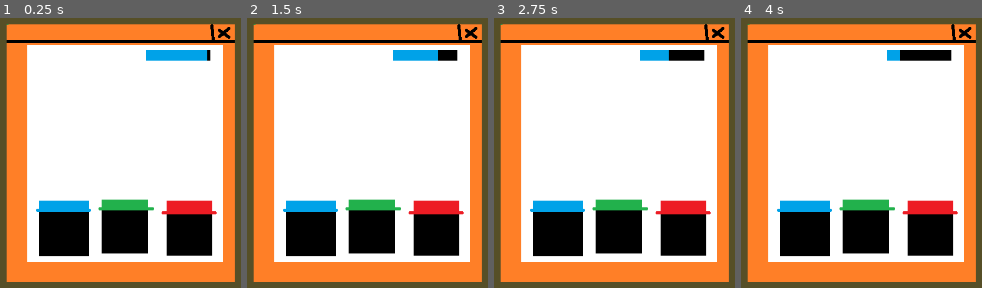
Above: before the commit, frames 1-4 (left to right).
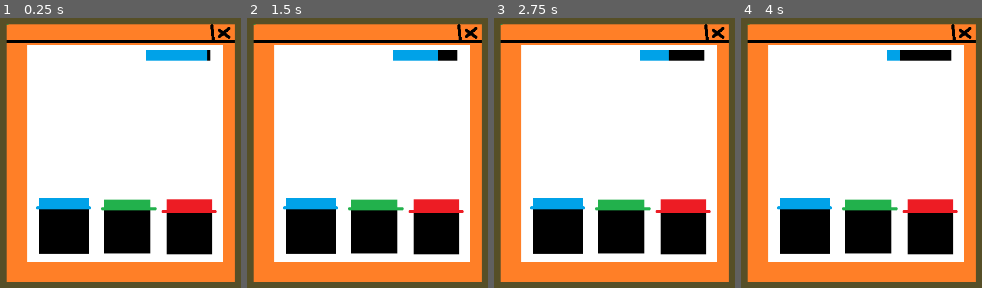
Above: after the commit, the same moments.

Repository: xepewout/BAE
Game: Godot game, scene res://scenes/file_sort.tscn
Same seed, same stepped clock (60 frames per second), same inputs: the game is played once before the commit and once after it. This scene is started directly instead of the project's main scene.
Inputs (mouse positions are in pixels of both pictures, inside the frame that each line leads up to):
- Up to frame 1 (0.25 s): no input
- Up to frame 2 (1.5 s): tap Enter (enter) at 0.5, 0.6 s; move the mouse to (449, 182) at 0.52 s; hold D (Move_Right) 0.53-1.28 s; click (449, 182) at 0.67 s; tap Space (space) at 1.25 s; move the mouse to (outside the picture) at 1.27 s; hold S (Move_Down) from 1.28 s (still down); click (outside the picture) at 1.35 s
- Up to frame 3 (2.75 s): tap Enter (enter) at 2 s; move the mouse to (600, 107) at 2.02 s; release S (Move_Down) at 2.03 s; hold D (Move_Right) from 2.03 s (still down); hold 1 (one) from 2.03 s (still down)
- Up to frame 4 (4 s): tap Space (space) at 2.75, 2.85 s; move the mouse to (outside the picture) at 2.77 s; release D (Move_Right) at 2.78 s; release 1 (one) at 2.78 s; hold W (Move_Up) 2.78-3.53 s; click (outside the picture) at 2.92 s; tap Enter (enter) at 3.5 s; move the mouse to (outside the picture) at 3.52 s; hold A (Move_Left) from 3.53 s (still down); tap Tab (tab) at 3.6 s

The runs differ from the first frame. In frame 1, 1.7% of the frame differs, in the area x 14-91%, y 66-89%; in frame 2, 1.7%; in frame 3, 1.7%; in frame 4, 1.7%.
Error before the commit: Invalid access to property or key 'filesSorted' on a base object of type 'Window'. (res://scenes/file_sort.gd:17)
Error after the commit: Invalid access to property or key 'drunk' on a base object of type 'Window'. (res://buckets.gd:35)

Commit message:
version .9.3
-fixed buckets bug

Diff:
--- a/bae/buckets.gd
+++ b/bae/buckets.gd
@@ -16,9 +16,7 @@
 # Called when the node enters the scene tree for the first time.
 func _ready() -> void:
 
-	for i in buckets.size():
-		buckets[i].position = Vector2 (700,394) + addVector
-		addVector = addVector + Vector2(100,0)
+	_shuffle()
 
 
 # Called every frame. 'delta' is the elapsed time since the previous frame.
